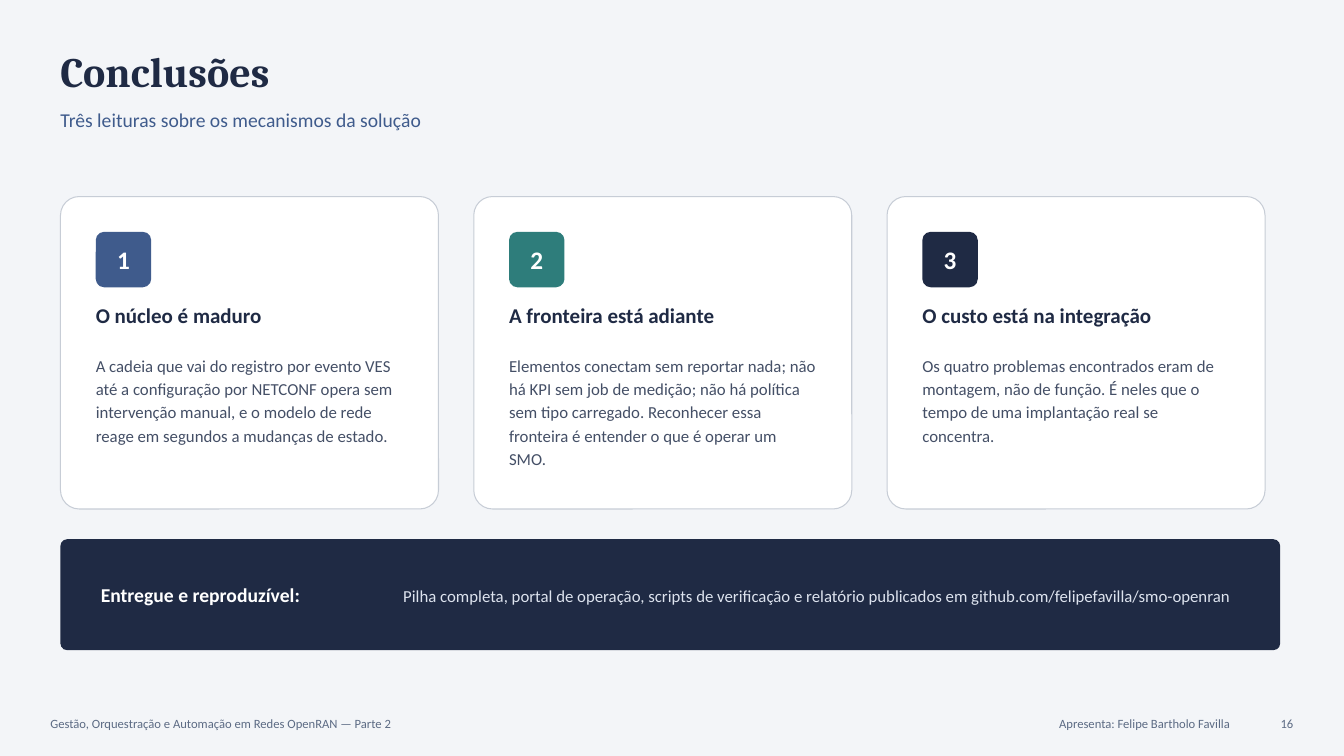
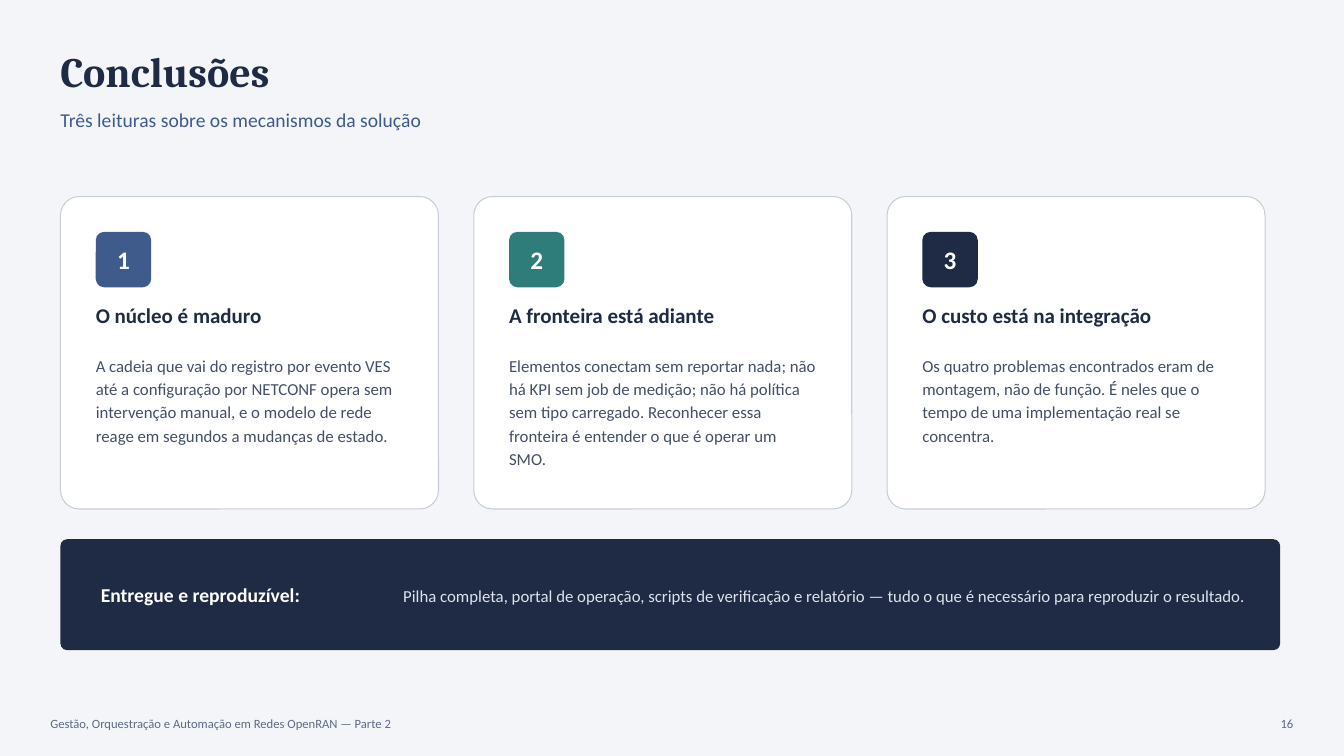
Before and after one commit to felipefavilla/smo-openran, a slide deck: slide 16 of docs/Apresentacao_Parte2_SMO_OpenRAN.pptx. Drawn at 1344x756 pixels with LibreOffice and Linux fonts; fonts in the diff are those of the drawing. Boxes give left, top, right and bottom in pixels: in the first picture for what was removed or moved away, otherwise in the second. Text is boxed around its words. In the diff, an @@ line names an element or a change of style, - is before the commit and + after.

Commit message:
Ajusta relatório, apresentação e README conforme revisão
Relatório e apresentação:

- Removidas as referências ao repositório. A seção de instalação passa a
  assumir o diretório do projeto, começando em "cd deploy".
- Removida a indicação de quem apresenta no rodapé dos slides, redundante com
  os integrantes já listados na capa.
- Removida das referências a Parte 1 deste mesmo grupo, por ser autocitação.
- Corpo de texto do relatório justificado; títulos, legendas, blocos de código
  e células de tabela mantêm o alinhamento próprio.
- Todas as capturas do portal passam a usar o tema claro, inclusive as das
  telas de ciclo de vida e visão geral, antes em tema escuro.

Em toda a documentação e nos comentários de código, o radical "implanta" foi
trocado por "implementa" — 37 ocorrências, cobrindo implantação, implantada e
implantado.

```diff
--- a/docs/Apresentacao_Parte2_SMO_OpenRAN.pptx
+++ b/docs/Apresentacao_Parte2_SMO_OpenRAN.pptx
@@ text at (x1=922, y1=360, x2=1214, y2=442): text changed @@
-Os quatro problemas encontrados eram de montagem, não de função. É neles que o tempo de uma implantação real se concentra.
+Os quatro problemas encontrados eram de montagem, não de função. É neles que o tempo de uma implementação real se concentra.
@@ text at (x1=403, y1=590, x2=1245, y2=605): text changed @@
-Pilha completa, portal de operação, scripts de verificação e relatório publicados em github.com/felipefavilla/smo-openran
+Pilha completa, portal de operação, scripts de verificação e relatório — tudo o que é necessário para reproduzir o resultado.
@@ text removed at (x1=1059, y1=719, x2=1230, y2=730) @@
-Apresenta: Felipe Bartholo Favilla
```
Also in this commit, not shown: 16 other slides changed, 27 other files.
